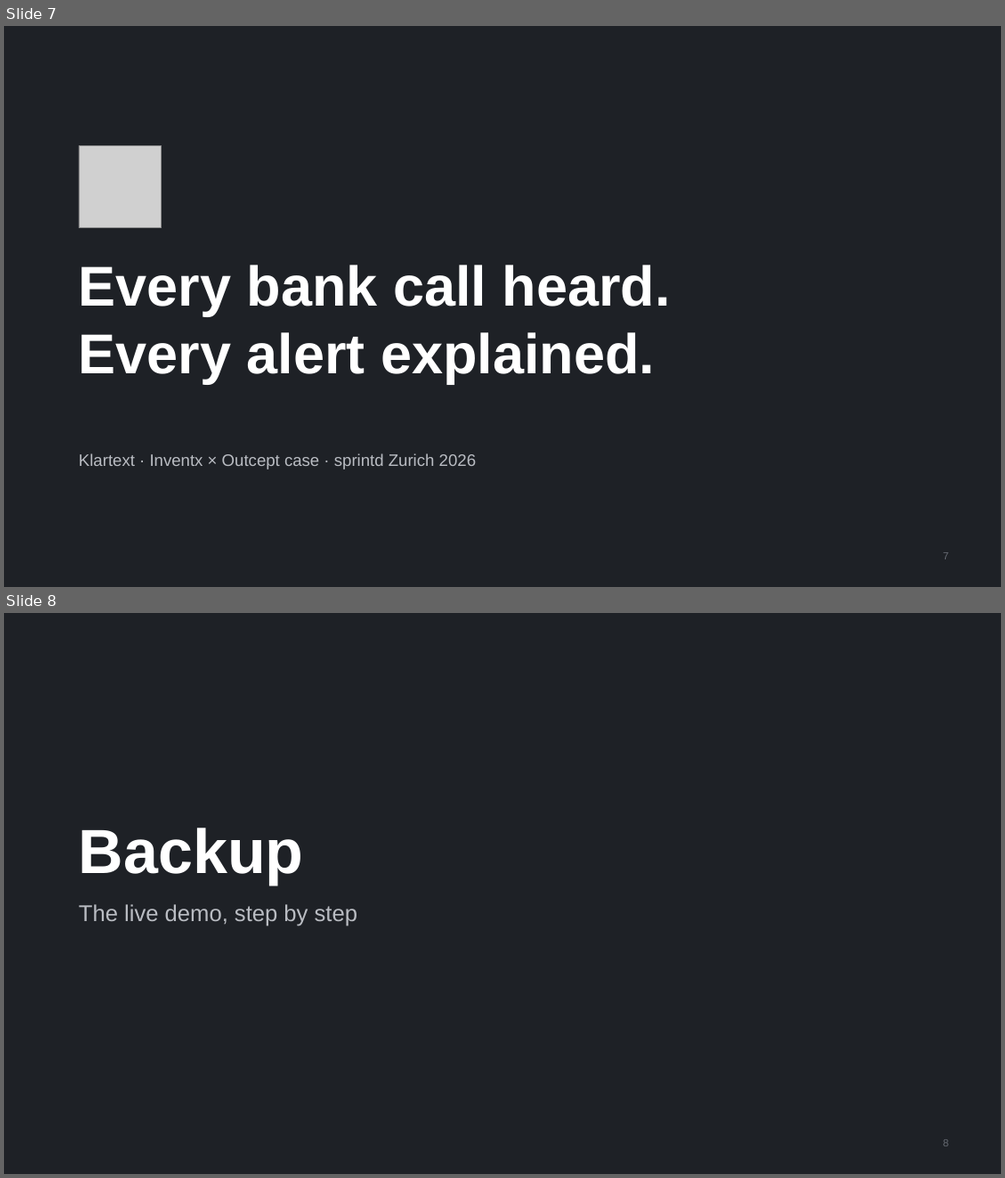
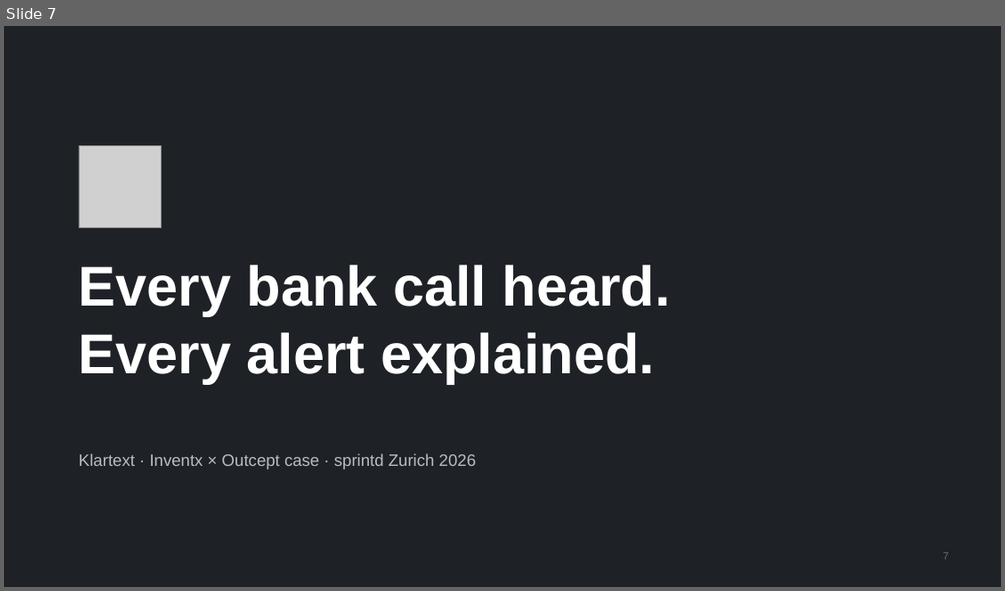
Before and after one commit to arit18s/Klartext, a slide deck: docs/pitch/klartext-pitch.pptx. Shown one above the other, each under a label of ours: slides 7 and 8 before the commit, slide 7 after it. The pictures are 1005x1178 and 1005x591 pixels, drawn with LibreOffice and Linux fonts; fonts in the diff are those of the drawing; grey boxes stand for pictures. Boxes give left, top, right and bottom in pixels: in the first picture for what was removed or moved away, otherwise in the second. Text is boxed around its words. In the diff, an @@ line names an element or a change of style, - is before the commit and + after.

```diff
--- a/docs/pitch/klartext-pitch.pptx
+++ b/docs/pitch/klartext-pitch.pptx
@@ slide 8 removed at (4,613,1001,1174), background #1E2126 @@
@@ text removed at (79,827,304,884) @@
-Backup
@@ text removed at (79,904,357,926) @@
-The live demo, step by step
@@ page number removed at (943,1139,948,1146) @@
-8
```
Also in this commit, not shown: 10 other slides removed, 1 other file.
